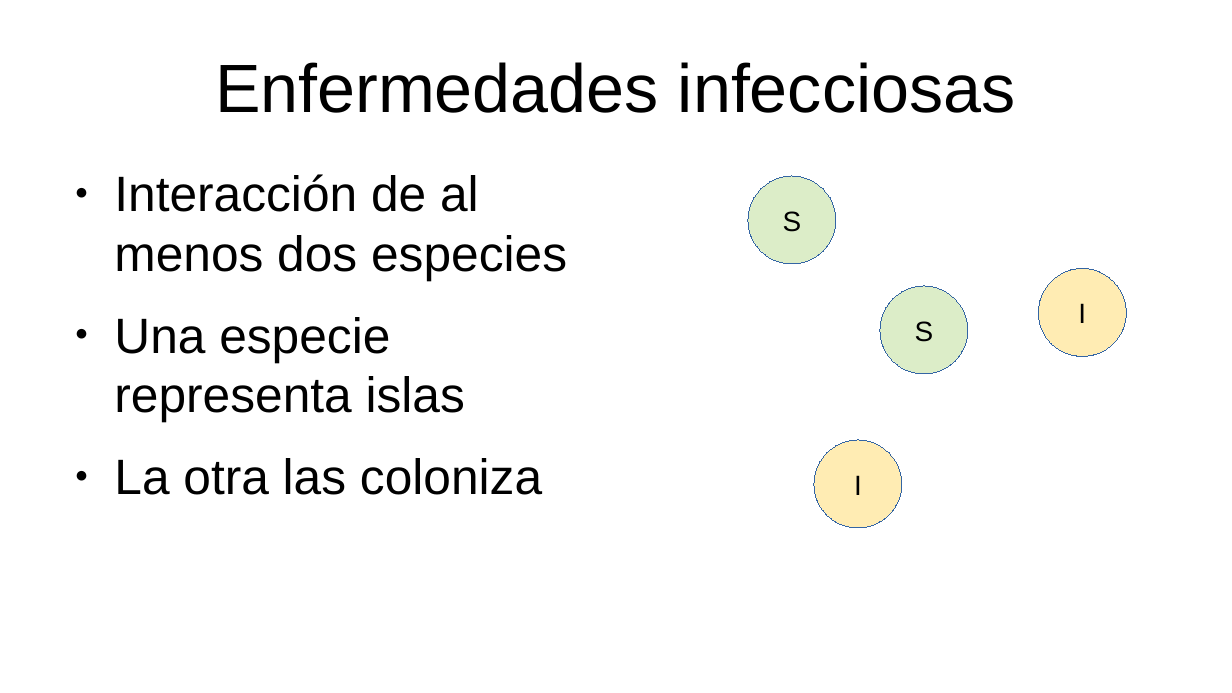
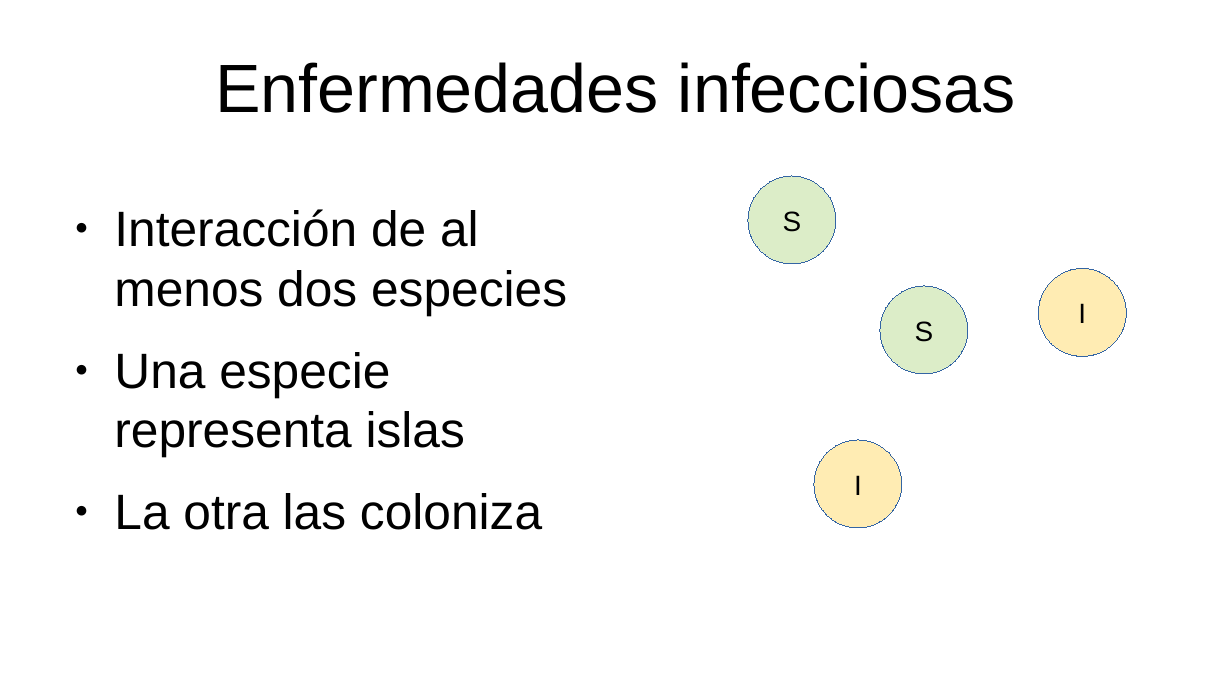
Before and after one commit to gerardommc/Ecologia-Teorica, a slide deck: slide 3 of Modelos-epi.odp. Drawn at 1232x693 pixels with LibreOffice and Linux fonts; fonts in the diff are those of the drawing. Boxes give left, top, right and bottom in pixels: in the first picture for what was removed or moved away, otherwise in the second. Text is boxed around its words. In the diff, an @@ line names an element or a change of style, - is before the commit and + after.

```diff
--- a/Modelos-epi.odp
+++ b/Modelos-epi.odp
@@ text "Interacción de al menos dos ...": place and size @@
-text "Interacción de al menos dos ..." at <box>114,174,567,495</box>
+text "Interacción de al menos dos ..." at <box>114,209,567,530</box>
```
Also in this commit, not shown: 5 other slides changed, 11 slides added, 6 other files.
